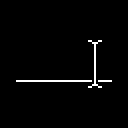
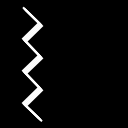
Before/after of a 128×128 layered artwork. What changed in the layer stack:
added layer "arpeggio" above "rename" over bbox(21, 6, 44, 122)
hid "rename" over bbox(16, 40, 112, 88)
